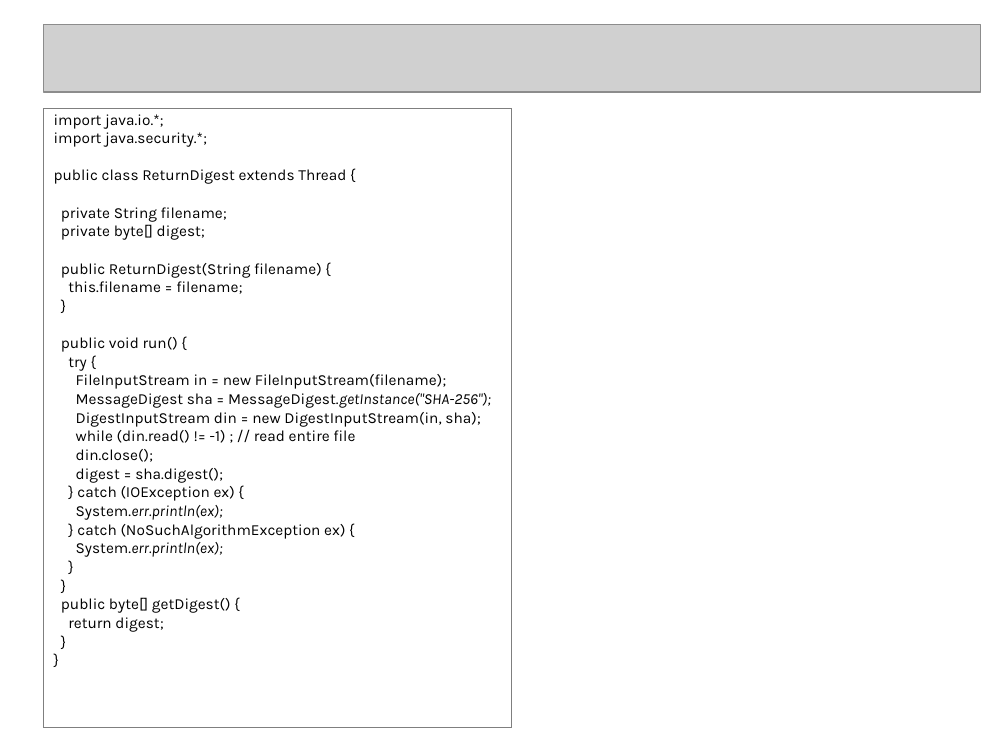
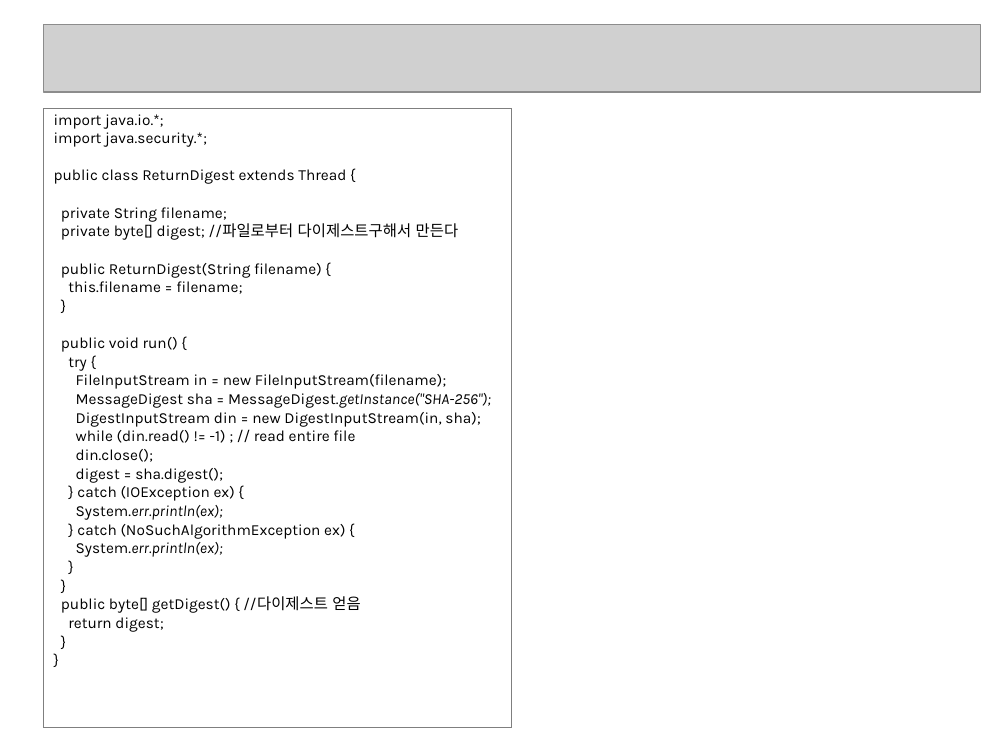
Before and after one commit to seleuchel/javaNetwork, a slide deck: slide 35 of ppt/262_chap03Threads2_1015.ppt. Drawn at 1008x756 pixels with LibreOffice and Linux fonts; fonts in the diff are those of the drawing; grey boxes stand for pictures; background and template pictures are left out. Boxes give left, top, right and bottom in pixels: in the first picture for what was removed or moved away, otherwise in the second. Text is boxed around its words. In the diff, an @@ line names an element or a change of style, - is before the commit and + after.

```diff
--- a/ppt/262_chap03Threads2_1015.ppt
+++ b/ppt/262_chap03Threads2_1015.ppt
@@ text at [61, 223, 459, 240]: text changed @@
-private byte[] digest;
+private byte[] digest; //파일로부터 다이제스트구해서 만든다
@@ text at [61, 596, 360, 613]: text changed @@
-public byte[] getDigest() {
+public byte[] getDigest() { //다이제스트 얻음
```
Also in this commit, not shown: 13 other slides changed, 2 slides added, 18 other files.
